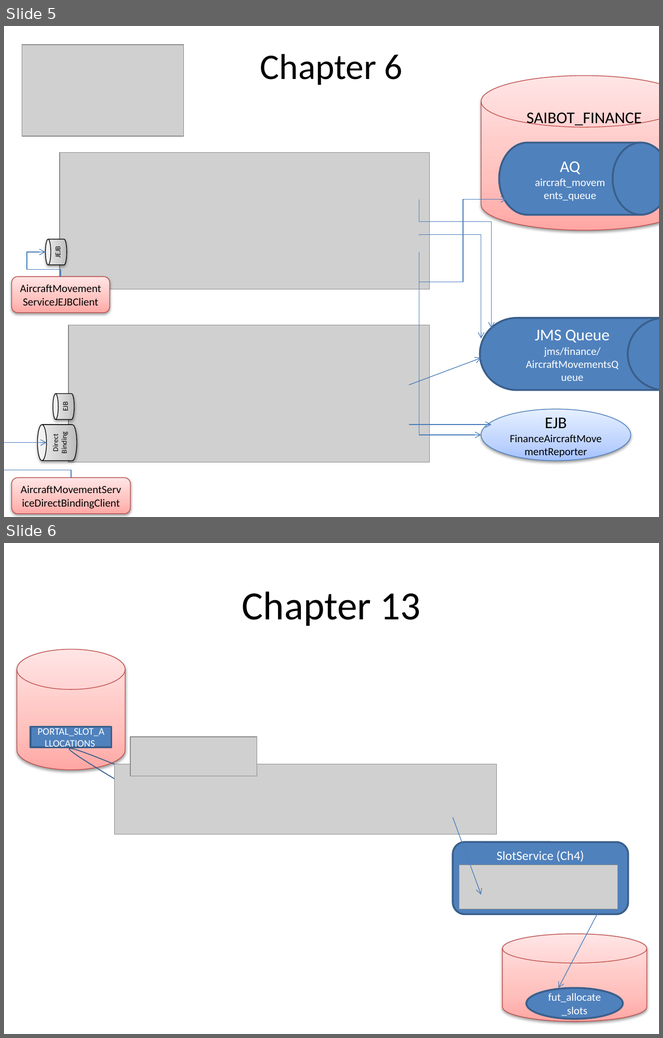
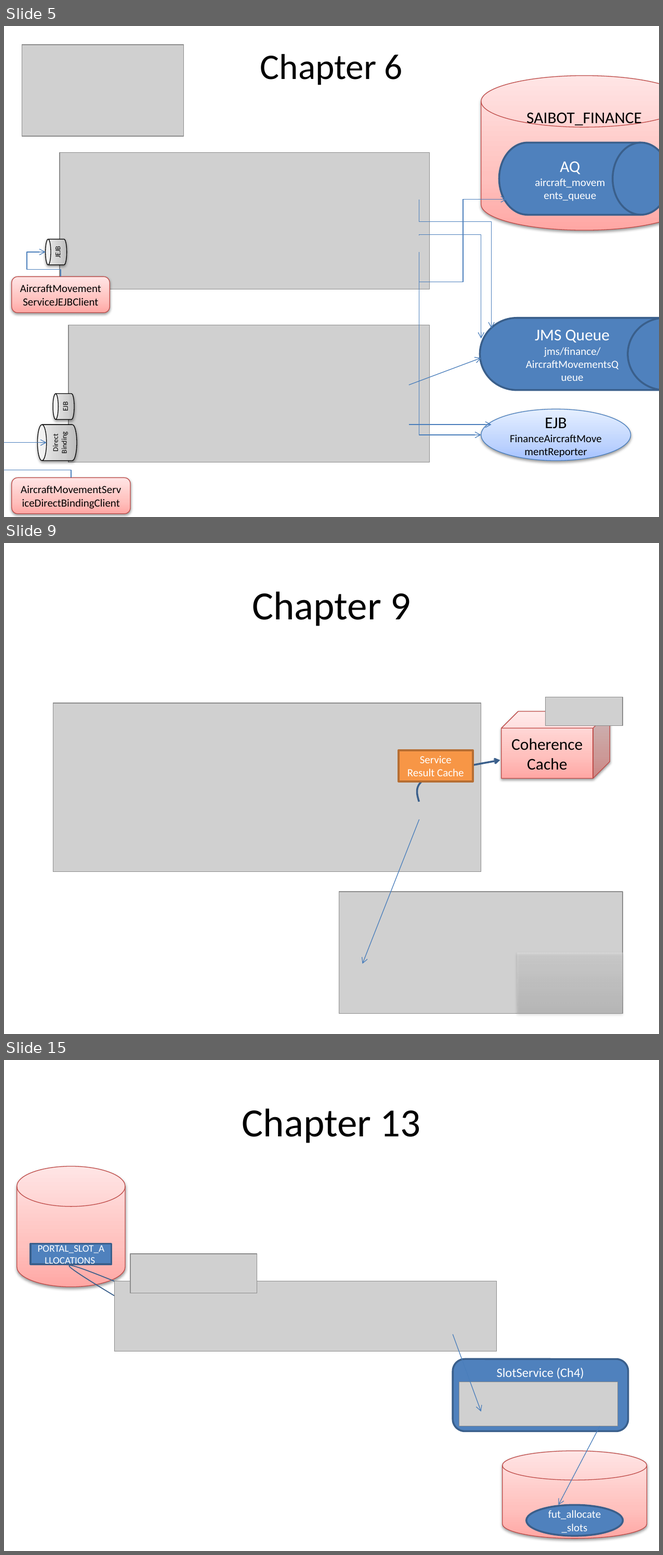
Before and after one commit to lucasjellema/soasuitehandbook, a slide deck: ChapterOverviews_picturesOfService.pptx. Shown one above the other, each under a label of ours: slides 5 and 6 before the commit, slides 5, 9 and 15 after it; the slides between them are not shown. The pictures are 663x1038 and 663x1555 pixels, drawn with LibreOffice and Linux fonts; fonts in the diff are those of the drawing; grey boxes stand for pictures. Boxes give left, top, right and bottom in pixels: in the first picture for what was removed or moved away, otherwise in the second. Text is boxed around its words. In the diff, an @@ line names an element or a change of style, - is before the commit and + after.

Commit message:
Added screenshots for chapters 8-13

```diff
--- a/ChapterOverviews_picturesOfService.pptx
+++ b/ChapterOverviews_picturesOfService.pptx
@@ slide 9 added at [4,543,659,1034], background #FFFFFF @@
@@ title added at [252,591,411,626], 44 pt, text #000000 @@
+Chapter 9
@@ picture added at [546,697,623,726] @@
@@ picture added at [53,703,481,872] @@
@@ cube added at [501,711,609,778], fill gradient #FFA6A5 to #FFC0BF to #FFE7E7, outline #BF4C48 0.75 pt, 18 pt, text #000000 @@
+Coherence Cache
@@ rectangle added at [399,750,473,782], fill #F79646, outline #B76F34 2 pt, 12 pt, text #FFFFFF @@
+Service Result Cache
@@ freeform shape added at [417,760,501,802], outline #3A5F8C 2 pt @@
@@ arrow added from (419, 820) to (362, 964), #4B7EBC 0.75 pt @@
@@ picture added at [339,891,623,1014] @@
@@ rectangle added at [517,953,622,1014], fill gradient #BDBDBD to #D1D1D1 to #EEEEEE @@
@@ what was slide 6 is now slide 15 @@
```
Also in this commit, not shown: 10 other slides added.
